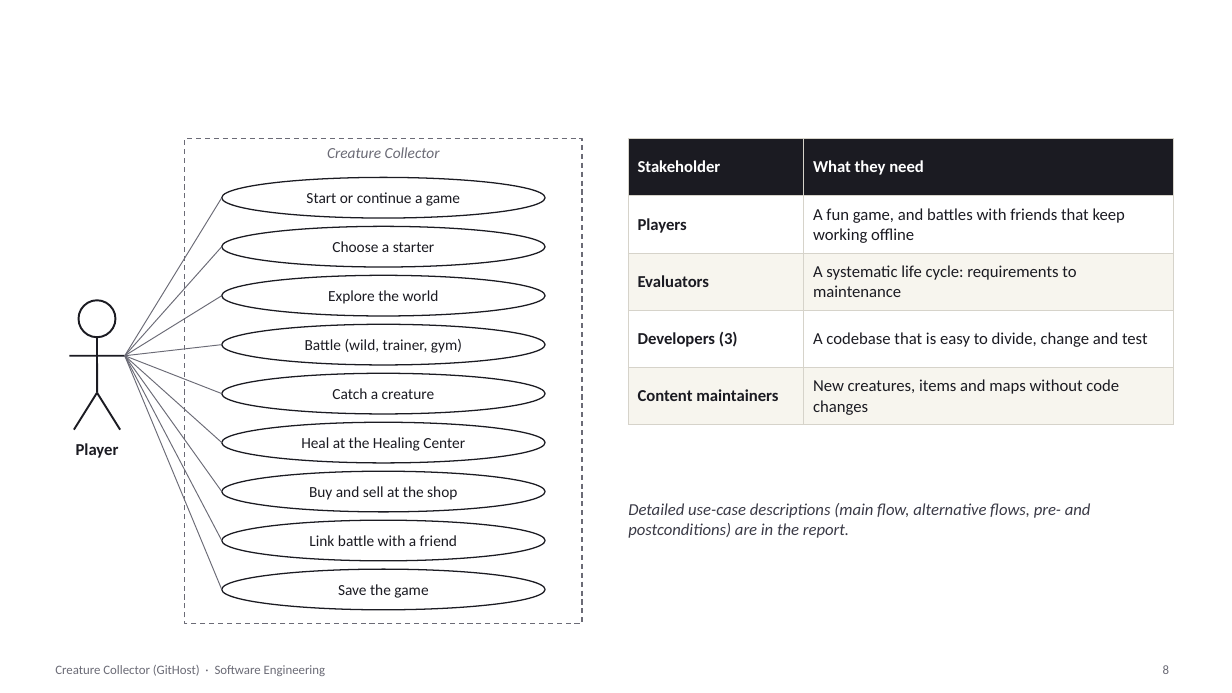
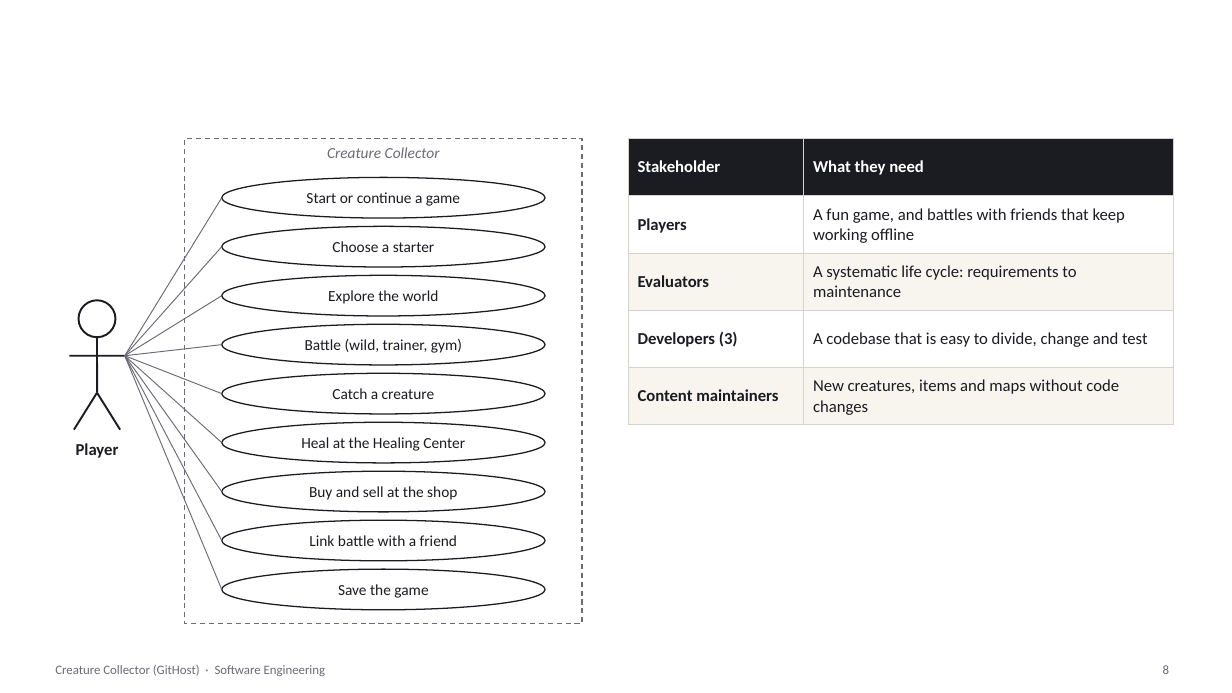
Before and after one commit to psdoom14/creature-collector, a slide deck: slide 8 of docs/se/CreatureCollector-SE.pptx. Drawn at 1232x693 pixels with LibreOffice and Linux fonts; fonts in the diff are those of the drawing; background and template pictures are left out. Boxes give left, top, right and bottom in pixels: in the first picture for what was removed or moved away, otherwise in the second. Text is boxed around its words. In the diff, an @@ line names an element or a change of style, - is before the commit and + after.

```diff
--- a/docs/se/CreatureCollector-SE.pptx
+++ b/docs/se/CreatureCollector-SE.pptx
@@ text removed at <box>628,503,1091,538</box> @@
-Detailed use-case descriptions (main flow, alternative flows, pre- and postconditions) are in the report.
```
Also in this commit, not shown: 4 other slides changed, 3 slides removed, 2 other files.
